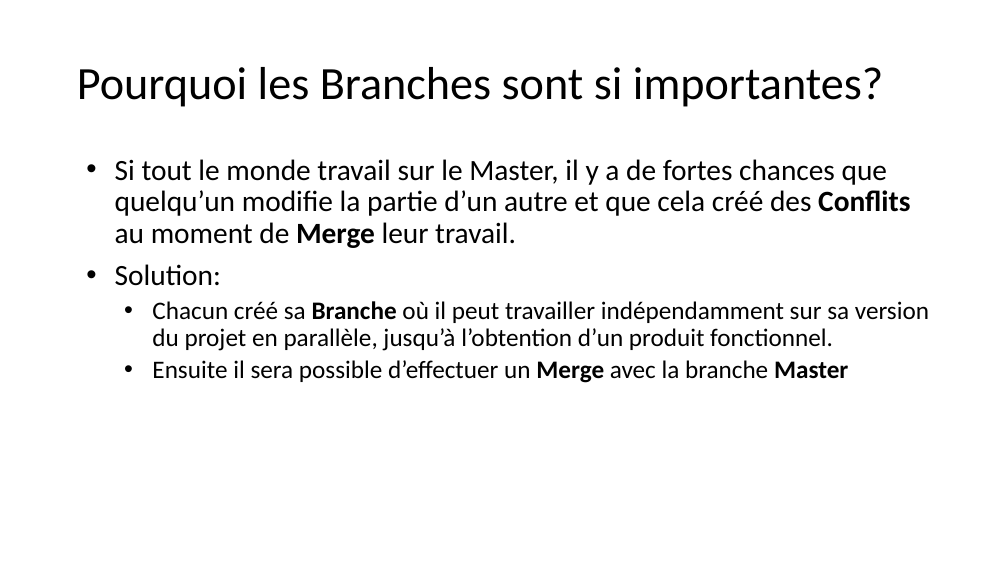
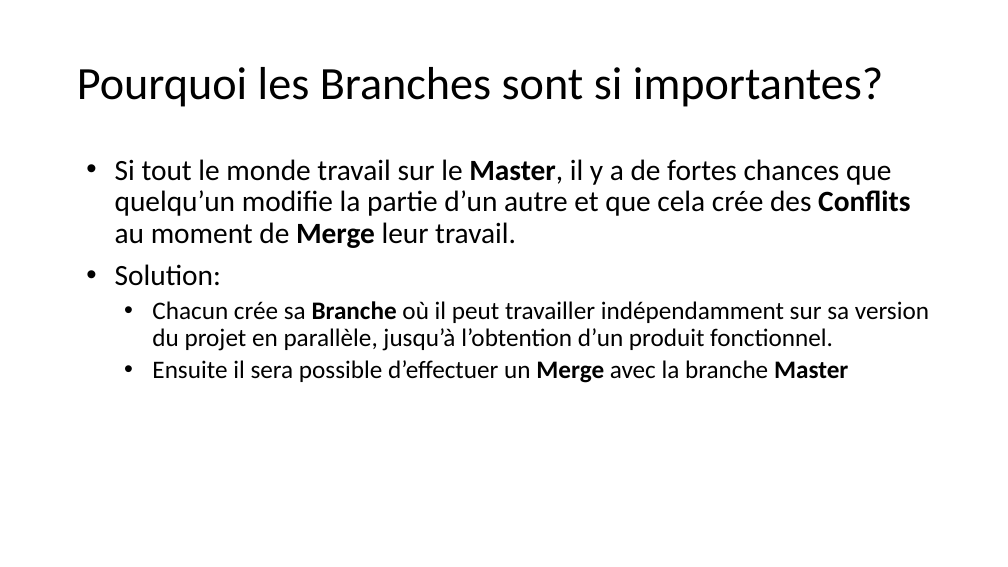
Before and after one commit to PolyCortex/Tuto-Git, a slide deck: slide 13 of Git-Tutorial-Good.pptx. Drawn at 1008x567 pixels with LibreOffice and Linux fonts; fonts in the diff are those of the drawing. Boxes give left, top, right and bottom in pixels: in the first picture for what was removed or moved away, otherwise in the second. Text is boxed around its words. In the diff, an @@ line names an element or a change of style, - is before the commit and + after.

```diff
--- a/Git-Tutorial-Good.pptx
+++ b/Git-Tutorial-Good.pptx
@@ text at box(115, 159, 910, 248): text changed @@
-• Si tout le monde travail sur le Master, il y a de fortes chances que quelqu’un modifie la partie d’un autre et que cela créé des Conflits au moment de Merge leur travail.
+• Si tout le monde travail sur le Master, il y a de fortes chances que quelqu’un modifie la partie d’un autre et que cela crée des Conflits au moment de Merge leur travail.
@@ text at box(152, 301, 929, 351): text changed @@
-  • Chacun créé sa Branche où il peut travailler indépendamment sur sa version du projet en parallèle, jusqu’à l’obtention d’un produit fonctionnel.
+  • Chacun crée sa Branche où il peut travailler indépendamment sur sa version du projet en parallèle, jusqu’à l’obtention d’un produit fonctionnel.
```
Also in this commit, not shown: 11 other slides changed, 1 other file.
